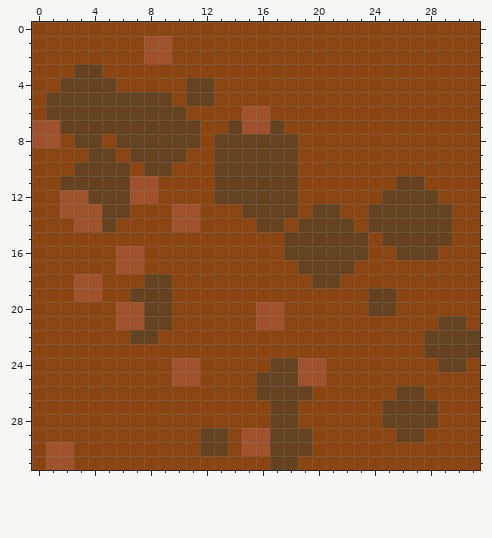
Pixel-art sprite: assets/terrain_png/Tiles/dirt.png. Above is the file before it was changed.
The file is 32x32 pixels.
Now the later version:
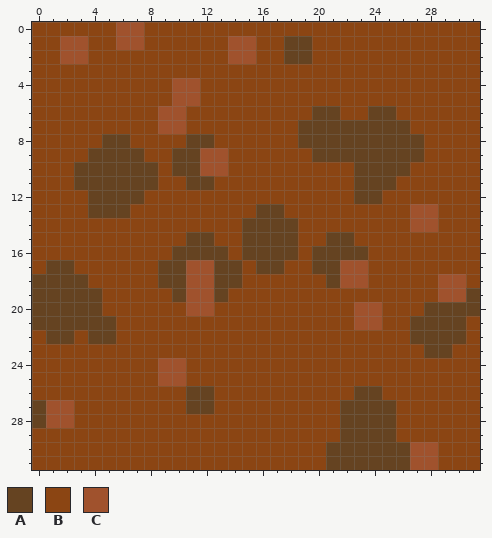
Palette (. is transparent): A #654321  B #8b4513  C #a0522d
What changed:
Changed rows in their new state; - is an unchanged pixel.
first column x 0:
 0 ------CC------------------------
 1 --CC--CCBB----CC--AA------------
 2 --CC----BB----CC--AA------------
 3 ---BB---------------------------
 4 --BBBB----CCB-------------------
 5 -BBBBBBBBBCCB-------------------
 6 -BBBBBBBBCC----BB---AA--AA------
 7 BBBBBBBBBCCB--BBBB-AAAAAAAA-----
 8 BB-BBA-BBBB-ABBBBBBAAAAAAAAA----
 9 ------A-BB-ACCBBBBB-AAAAAAAA----
10 -------A-BAACCBBBBB----AAAA-----
11 --B----AA--AABBBBBB----AAABB----
12 --BB---AB----BBBBBB----AABBBB---
13 --BBA-----BB---B--B-BB--BBBCCB--
14 ---BBB----BB---A--ABBBB-BBBCCB--
15 -----------AA--AAA-BB--B-BBBBB--
16 ------BB--AAAA-AAA-B------BBB---
17 -AA---BB-AACCAA-AA-B--CC--------
18 AAAAB---B-ACCAA-----B-CC-----CC-
19 AAAAA--BBBACCA----------BB---CCA
20 AAAAA-BBBB-CC---BB-----CCB--AAAA
21 AAAAAABBBB------BB-----CC--AA---
22 -AA-AA-BB------------------A---B
23 ------------------------------BB
24 ---------C-B-----BBBB--------BB-
25 ---------C-B----BBBBB-----------
26 -----------AA---BBBB---AA-BB----
27 ACC--------AA----BB---AAA-BBB---
28 ACC--------------BB---AAA-BBB---
29 ------------BB-BBBBB--AAAABB----
30 -BB---------BB-BBBBB-AAAAAACC---
31 -BB--------------BB--AAAAAACC---
Where, in picture pixels (left, top, right, bottom), the same in both pictures:
changed: (32, 22, 480, 470)
